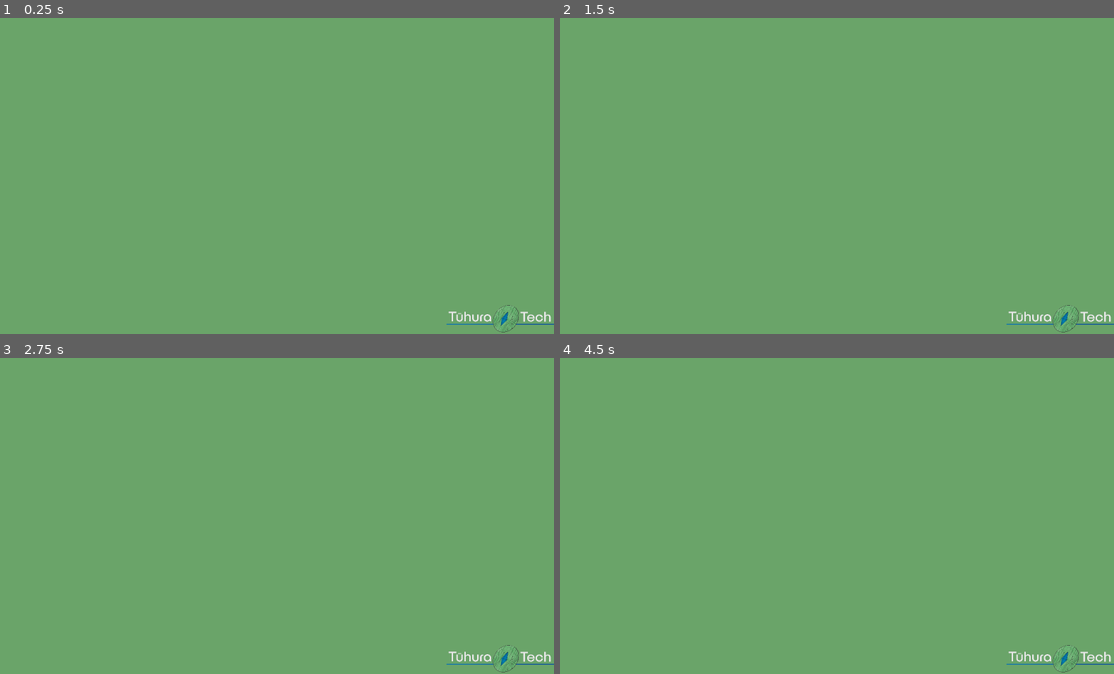
Above: before the commit, frames 1-4 (two rows, left to right).
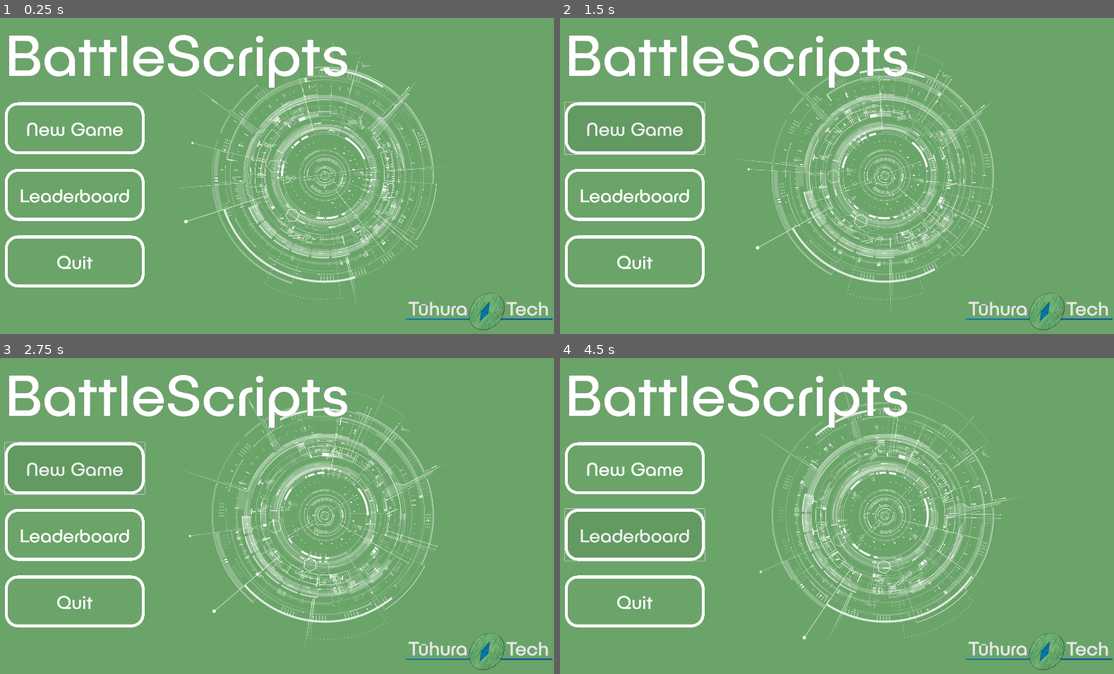
Above: after the commit, the same moments.

Repository: aroyasr/BattleScripts
Game: Godot game, scene res://scenes/GameController.tscn
Two runs of this game, one before a commit and one after it. Both use one fixed random seed, a clock stepped at 60 frames per second and the inputs below. Before the commit the project starts from res://root.tscn.
Inputs (mouse positions are in pixels of both pictures, inside the frame that each line leads up to):
- Up to frame 1 (0.25 s): no input
- Up to frame 2 (1.5 s): click (632, 194) at 0.5 s, where only the run after the commit has a clickable "Leaderboard"; click (632, 128) at 1.25 s, where only the run after the commit has a clickable "New Game"
- Up to frame 3 (2.75 s): click (72, 468) at 2 s, where only the run after the commit has a clickable "New Game"
- Up to frame 4 (4.5 s): click (632, 534) at 2.75 s, where only the run after the commit has a clickable "Leaderboard"; click (632, 468) at 3.5 s, where only the run after the commit has a clickable "New Game"; click (632, 534) at 4.25 s, where only the run after the commit has a clickable "Leaderboard"

The runs differ from the first frame. In frame 1, 14% of the frame differs, in the area x 0-100%, y 5-100%; in frame 2, 14%; in frame 3, 14%; in frame 4, 14%.

Commit message:
main menu finished

Diff:
--- /dev/null
+++ b/Assets/menu_theme.tres
@@ -0,0 +1,83 @@
+[gd_resource type="Theme" load_steps=6 format=3 uid="uid://b0nvnopbrupa4"]
+
+[ext_resource type="FontFile" uid="uid://ci74i11770cx5" path="res://Assets/FaceType - PublicaPlay-Regular.otf" id="1_358en"]
+
+[sub_resource type="StyleBoxFlat" id="StyleBoxFlat_whbv6"]
+content_margin_left = 50.0
+content_margin_top = 50.0
+content_margin_right = 50.0
+content_margin_bottom = 50.0
+bg_color = Color(0.386359, 0.604804, 0.382797, 1)
+border_width_left = 10
+border_width_top = 10
+border_width_right = 10
+border_width_bottom = 10
+border_color = Color(1, 1, 1, 1)
+corner_radius_top_left = 45
+corner_radius_top_right = 45
+corner_radius_bottom_right = 45
+corner_radius_bottom_left = 45
+anti_aliasing = false
+anti_aliasing_size = 2.0
+
+[sub_resource type="StyleBoxFlat" id="StyleBoxFlat_1f5tg"]
+content_margin_left = 50.0
+content_margin_top = 50.0
+content_margin_right = 50.0
+content_margin_bottom = 50.0
+bg_color = Color(0.415686, 0.643137, 0.411765, 1)
+border_width_left = 10
+border_width_top = 10
+border_width_right = 10
+border_width_bottom = 10
+border_color = Color(1, 1, 1, 1)
+corner_radius_top_left = 45
+corner_radius_top_right = 45
+corner_radius_bottom_right = 45
+corner_radius_bottom_left = 45
+anti_aliasing = false
+anti_aliasing_size = 2.0
+
+[sub_resource type="StyleBoxFlat" id="StyleBoxFlat_358en"]
+content_margin_left = 50.0
+content_margin_top = 50.0
+content_margin_right = 50.0
+content_margin_bottom = 50.0
+bg_color = Color(0.415686, 0.643137, 0.411765, 1)
+border_width_left = 10
+border_width_top = 10
+border_width_right = 10
+border_width_bottom = 10
+border_color = Color(1, 1, 1, 1)
+corner_radius_top_left = 45
+corner_radius_top_right = 45
+corner_radius_bottom_right = 45
+corner_radius_bottom_left = 45
+anti_aliasing = false
+anti_aliasing_size = 2.0
+
+[sub_resource type="StyleBoxTexture" id="StyleBoxTexture_358en"]
+content_margin_left = 50.0
+content_margin_right = 150.0
+content_margin_bottom = 150.0
+
+[resource]
+Button/colors/font_color = Color(1, 1, 1, 1)
+Button/font_sizes/font_size = 64
+Button/fonts/font = ExtResource("1_358en")
+Button/styles/hover = SubResource("StyleBoxFlat_whbv6")
+Button/styles/hover_pressed = SubResource("StyleBoxFlat_1f5tg")
+Button/styles/normal = SubResource("StyleBoxFlat_358en")
+Label/colors/font_color = Color(1, 1, 1, 1)
+Label/colors/font_outline_color = Color(0, 0, 0, 1)
+Label/colors/font_shadow_color = Color(0, 0, 0, 1)
+Label/constants/line_spacing = 0
+Label/constants/outline_size = 0
+Label/constants/shadow_offset_x = 0
+Label/constants/shadow_offset_y = 0
+Label/constants/shadow_outline_size = 0
+Label/font_sizes/font_size = 200
+Label/fonts/font = ExtResource("1_358en")
+Label/styles/normal = null
+PanelContainer/styles/panel = SubResource("StyleBoxTexture_358en")
+VBoxContainer/constants/separation = 50
--- /dev/null
+++ b/godot_script/GameController.gd
@@ -0,0 +1,21 @@
+# root.gd
+
+# This script manages the currently active scene. It also holds global variables.
+class_name GameController extends Node
+
+# Variables
+var game_controller : GameController
+@onready var ui = get_node("current_ui_scene")
+var current_ui_scene
+
+# Functions
+func _ready() -> void:
+	Root.game_controller = self
+	change_ui_scene("res://scenes/main_menu.tscn")
+
+func change_ui_scene(new_scene: String) -> void:
+	if current_ui_scene != null:
+		current_ui_scene.queue_free() # Remove node entirely
+	var new = load(new_scene).instantiate()
+	ui.add_child(new)
+	current_ui_scene = new
--- a/godot_script/root.gd
+++ /dev/null
@@ -1,5 +0,0 @@
-# root.gd
-
-# This script manages the godot scenes. It also holds global variables.
-
-extends Control
--- a/project.godot
+++ b/project.godot
@@ -12,14 +12,15 @@
 
 config/name="BattleScripts"
 run/main_scene="uid://k63f6jthdcwv"
-config/features=PackedStringArray("4.5", "Forward Plus")
+config/features=PackedStringArray("4.4", "Forward Plus")
 
 [autoload]
 
-Root="*res://root.tscn"
+Root="*res://scenes/GameController.tscn"
 
 [display]
 
 window/size/viewport_width=1920
 window/size/viewport_height=1080
-window/size/borderless=true
+window/size/mode=3
+window/size/resizable=false
--- a/root.tscn
+++ /dev/null
@@ -1,35 +0,0 @@
-[gd_scene load_steps=3 format=3 uid="uid://k63f6jthdcwv"]
-
-[ext_resource type="Script" uid="uid://c714u4ixw5bs" path="res://godot_script/root.gd" id="1_pyidc"]
-[ext_resource type="Texture2D" uid="uid://b5hr7s53alprh" path="res://Assets/half-txt-dm-fix.png" id="2_vvh5c"]
-
-[node name="root" type="Control"]
-layout_mode = 3
-anchors_preset = 15
-anchor_right = 1.0
-anchor_bottom = 1.0
-grow_horizontal = 2
-grow_vertical = 2
-script = ExtResource("1_pyidc")
-
-[node name="logo" type="TextureRect" parent="."]
-z_index = 1
-layout_mode = 1
-anchors_preset = 3
-anchor_left = 1.0
-anchor_top = 1.0
-anchor_right = 1.0
-anchor_bottom = 1.0
-offset_left = -1832.0
-offset_top = -531.0
-grow_horizontal = 0
-grow_vertical = 0
-scale = Vector2(0.2, 0.2)
-pivot_offset = Vector2(1832, 531)
-texture = ExtResource("2_vvh5c")
-
-[node name="background" type="ColorRect" parent="."]
-layout_mode = 0
-offset_right = 1920.0
-offset_bottom = 1080.0
-color = Color(0.41568628, 0.6431373, 0.4117647, 1)
--- /dev/null
+++ b/scenes/GameController.tscn
@@ -0,0 +1,18 @@
+[gd_scene load_steps=2 format=3 uid="uid://k63f6jthdcwv"]
+
+[ext_resource type="Script" uid="uid://c714u4ixw5bs" path="res://godot_script/GameController.gd" id="1_20ljv"]
+
+[node name="GameController" type="Node"]
+script = ExtResource("1_20ljv")
+
+[node name="background" type="ColorRect" parent="."]
+z_index = -5
+offset_right = 1920.0
+offset_bottom = 1080.0
+color = Color(0.415686, 0.643137, 0.411765, 1)
+
+[node name="current_ui_scene" type="Control" parent="."]
+layout_mode = 3
+anchors_preset = 0
+offset_right = 40.0
+offset_bottom = 40.0
--- a/scenes/main_menu.tscn
+++ b/scenes/main_menu.tscn
@@ -1,9 +1,175 @@
-[gd_scene format=3 uid="uid://naq3oxgnmjs8"]
+[gd_scene load_steps=9 format=3 uid="uid://naq3oxgnmjs8"]
+
+[ext_resource type="Theme" uid="uid://b0nvnopbrupa4" path="res://Assets/menu_theme.tres" id="1_l6cm7"]
+[ext_resource type="Texture2D" uid="uid://cujhjosgr4r21" path="res://Visual Mockups/MenuOverlay_1.png" id="2_wu84c"]
+[ext_resource type="Texture2D" uid="uid://bc67hfvb3x8nm" path="res://Visual Mockups/MenuOverlay_2.png" id="3_8ln24"]
+[ext_resource type="Texture2D" uid="uid://cb8xwx5mjgma4" path="res://Visual Mockups/MenuOverlay_3.png" id="4_rtw2f"]
+[ext_resource type="Texture2D" uid="uid://b5hr7s53alprh" path="res://Assets/half-txt-dm-fix.png" id="5_8ln24"]
+
+[sub_resource type="Animation" id="Animation_oa1go"]
+resource_name = "default"
+length = 40.0
+loop_mode = 1
+tracks/0/type = "value"
+tracks/0/imported = false
+tracks/0/enabled = true
+tracks/0/path = NodePath("CenterContainer_pattern/pattern_1:rotation")
+tracks/0/interp = 1
+tracks/0/loop_wrap = true
+tracks/0/keys = {
+"times": PackedFloat32Array(0, 40),
+"transitions": PackedFloat32Array(1, 1),
+"update": 0,
+"values": [-12.5664, 12.5664]
+}
+tracks/1/type = "value"
+tracks/1/imported = false
+tracks/1/enabled = true
+tracks/1/path = NodePath("CenterContainer_pattern/pattern_2:rotation")
+tracks/1/interp = 1
+tracks/1/loop_wrap = true
+tracks/1/keys = {
+"times": PackedFloat32Array(0, 40),
+"transitions": PackedFloat32Array(1, 1),
+"update": 0,
+"values": [-6.28319, 0.0]
+}
+tracks/2/type = "value"
+tracks/2/imported = false
+tracks/2/enabled = true
+tracks/2/path = NodePath("CenterContainer_pattern/pattern_3:rotation")
+tracks/2/interp = 1
+tracks/2/loop_wrap = true
+tracks/2/keys = {
+"times": PackedFloat32Array(0, 40),
+"transitions": PackedFloat32Array(1, 1),
+"update": 0,
+"values": [3.14159, -3.14159]
+}
+
+[sub_resource type="Animation" id="Animation_tbmy8"]
+length = 0.001
+tracks/0/type = "value"
+tracks/0/imported = false
+tracks/0/enabled = true
+tracks/0/path = NodePath("CenterContainer_pattern/pattern_1:rotation")
+tracks/0/interp = 1
+tracks/0/loop_wrap = true
+tracks/0/keys = {
+"times": PackedFloat32Array(0),
+"transitions": PackedFloat32Array(1),
+"update": 0,
+"values": [0.0]
+}
+tracks/1/type = "value"
+tracks/1/imported = false
+tracks/1/enabled = true
+tracks/1/path = NodePath("CenterContainer_pattern/pattern_2:rotation")
+tracks/1/interp = 1
+tracks/1/loop_wrap = true
+tracks/1/keys = {
+"times": PackedFloat32Array(0),
+"transitions": PackedFloat32Array(1),
+"update": 0,
+"values": [0.0]
+}
+tracks/2/type = "value"
+tracks/2/imported = false
+tracks/2/enabled = true
+tracks/2/path = NodePath("CenterContainer_pattern/pattern_3:rotation")
+tracks/2/interp = 1
+tracks/2/loop_wrap = true
+tracks/2/keys = {
+"times": PackedFloat32Array(0),
+"transitions": PackedFloat32Array(1),
+"update": 0,
+"values": [0.0]
+}
+
+[sub_resource type="AnimationLibrary" id="AnimationLibrary_jk1qb"]
+_data = {
+&"RESET": SubResource("Animation_tbmy8"),
+&"default": SubResource("Animation_oa1go")
+}
 
 [node name="MainMenu" type="Control"]
+z_index = 1
 layout_mode = 3
 anchors_preset = 15
 anchor_right = 1.0
 anchor_bottom = 1.0
 grow_horizontal = 2
 grow_vertical = 2
+
+[node name="CenterContainer" type="CenterContainer" parent="."]
+layout_mode = 1
+anchors_preset = -1
+anchor_right = 0.6
+anchor_bottom = 1.0
+
+[node name="PanelContainer" type="PanelContainer" parent="CenterContainer"]
+layout_mode = 2
+theme = ExtResource("1_l6cm7")
+
+[node name="VBoxContainer" type="VBoxContainer" parent="CenterContainer/PanelContainer"]
+layout_mode = 2
+
+[node name="Label" type="Label" parent="CenterContainer/PanelContainer/VBoxContainer"]
+layout_mode = 2
+text = "BattleScripts"
+
+[node name="VBoxContainer_buttons" type="VBoxContainer" parent="CenterContainer/PanelContainer/VBoxContainer"]
+layout_mode = 2
+size_flags_horizontal = 0
+
+[node name="Button_new_game" type="Button" parent="CenterContainer/PanelContainer/VBoxContainer/VBoxContainer_buttons"]
+layout_mode = 2
+text = "New Game"
+
+[node name="Button_leaderboard" type="Button" parent="CenterContainer/PanelContainer/VBoxContainer/VBoxContainer_buttons"]
+layout_mode = 2
+text = "Leaderboard"
+
+[node name="Button_quit" type="Button" parent="CenterContainer/PanelContainer/VBoxContainer/VBoxContainer_buttons"]
+layout_mode = 2
+text = "Quit"
+
+[node name="CenterContainer_pattern" type="Node" parent="."]
+
+[node name="pattern_1" type="TextureRect" parent="CenterContainer_pattern"]
+offset_left = 640.0
+offset_top = 40.0
+offset_right = 1640.0
+offset_bottom = 1040.0
+pivot_offset = Vector2(500, 500)
+texture = ExtResource("2_wu84c")
+
+[node name="pattern_2" type="TextureRect" parent="CenterContainer_pattern"]
+offset_left = 640.0
+offset_top = 40.0
+offset_right = 1640.0
+offset_bottom = 1040.0
+pivot_offset = Vector2(500, 500)
+texture = ExtResource("3_8ln24")
+
+[node name="pattern_3" type="TextureRect" parent="CenterContainer_pattern"]
+offset_left = 640.0
+offset_top = 40.0
+offset_right = 1640.0
+offset_bottom = 1040.0
+pivot_offset = Vector2(500, 500)
+texture = ExtResource("4_rtw2f")
+
+[node name="AnimationPlayer" type="AnimationPlayer" parent="."]
+libraries = {
+&"": SubResource("AnimationLibrary_jk1qb")
+}
+autoplay = "default"
+
+[node name="tuhuratech_logo" type="TextureRect" parent="."]
+layout_mode = 0
+offset_left = 1415.0
+offset_top = 930.0
+offset_right = 1915.0
+offset_bottom = 1075.0
+texture = ExtResource("5_8ln24")
Not shown, changed: Assets/1832-531-max.png.import
Not shown, changed: Assets/FaceType - PublicaPlay-Regular.otf.import
Binary file changed: Assets/half-txt-dm-fix.png
Not shown, changed: Assets/half-txt-dm-fix.png.import
Not shown, changed: Visual Mockups/Main Menu Mockup.png.import
Not shown, changed: Visual Mockups/MenuOverlay_1.png.import
Not shown, changed: Visual Mockups/MenuOverlay_2.png.import
Not shown, changed: Visual Mockups/MenuOverlay_3.png.import
Renamed: godot_script/root.gd.uid -> godot_script/GameController.gd.uid
Not shown, changed: icon.svg.import
